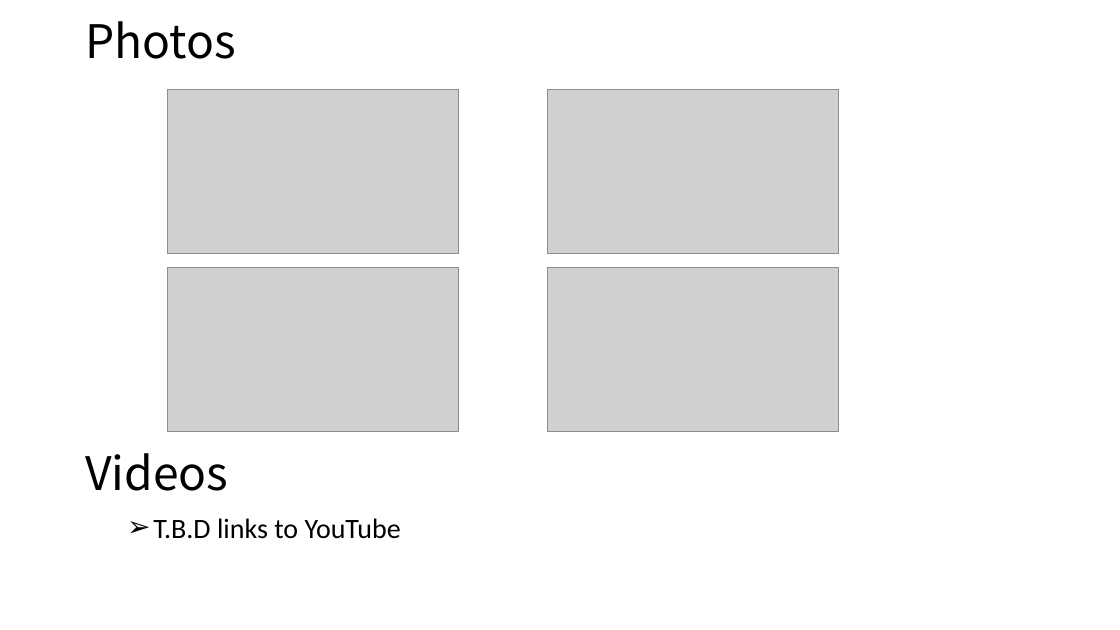
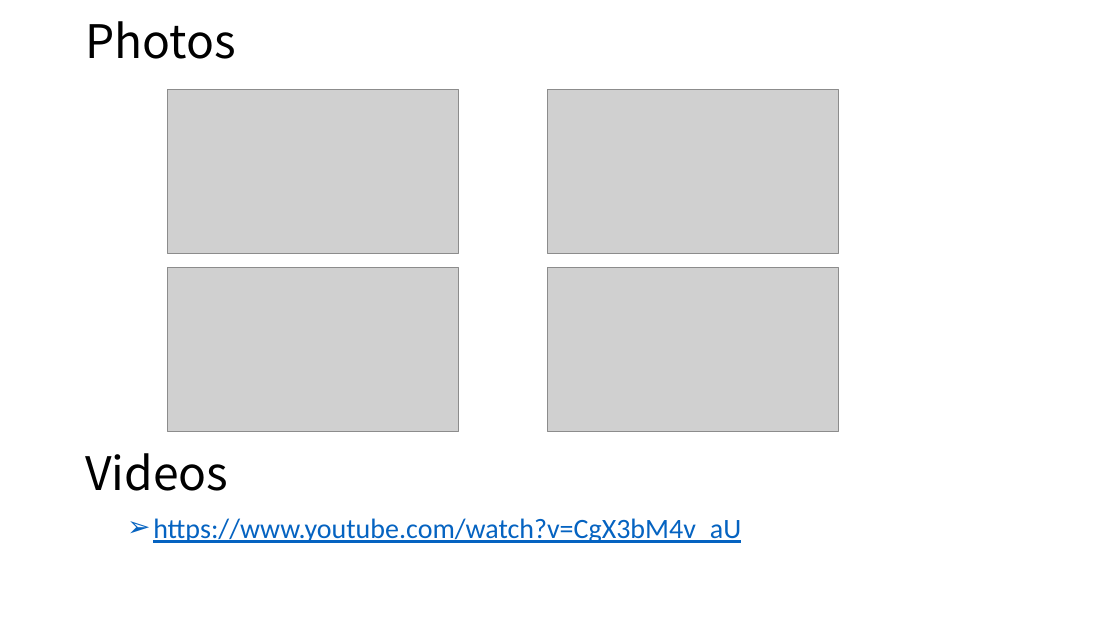
Before and after one commit to iwatake2222/DigitalCamera_STM32, a slide deck: slide 6 of 01_doc/DigitalCameraDesignDocument.pptx. Drawn at 1120x630 pixels with LibreOffice and Linux fonts; fonts in the diff are those of the drawing; grey boxes stand for pictures. Boxes give left, top, right and bottom in pixels: in the first picture for what was removed or moved away, otherwise in the second. Text is boxed around its words. In the diff, an @@ line names an element or a change of style, - is before the commit and + after.

Commit message:
added link to youtube

```diff
--- a/01_doc/DigitalCameraDesignDocument.pptx
+++ b/01_doc/DigitalCameraDesignDocument.pptx
@@ text at (153, 518, 741, 543): text changed; text colour #000000 to #0563C1 @@
-➢ T.B.D links to YouTube
+➢ https://www.youtube.com/watch?v=CgX3bM4v_aU
```
Also in this commit, not shown: 1 other file.
